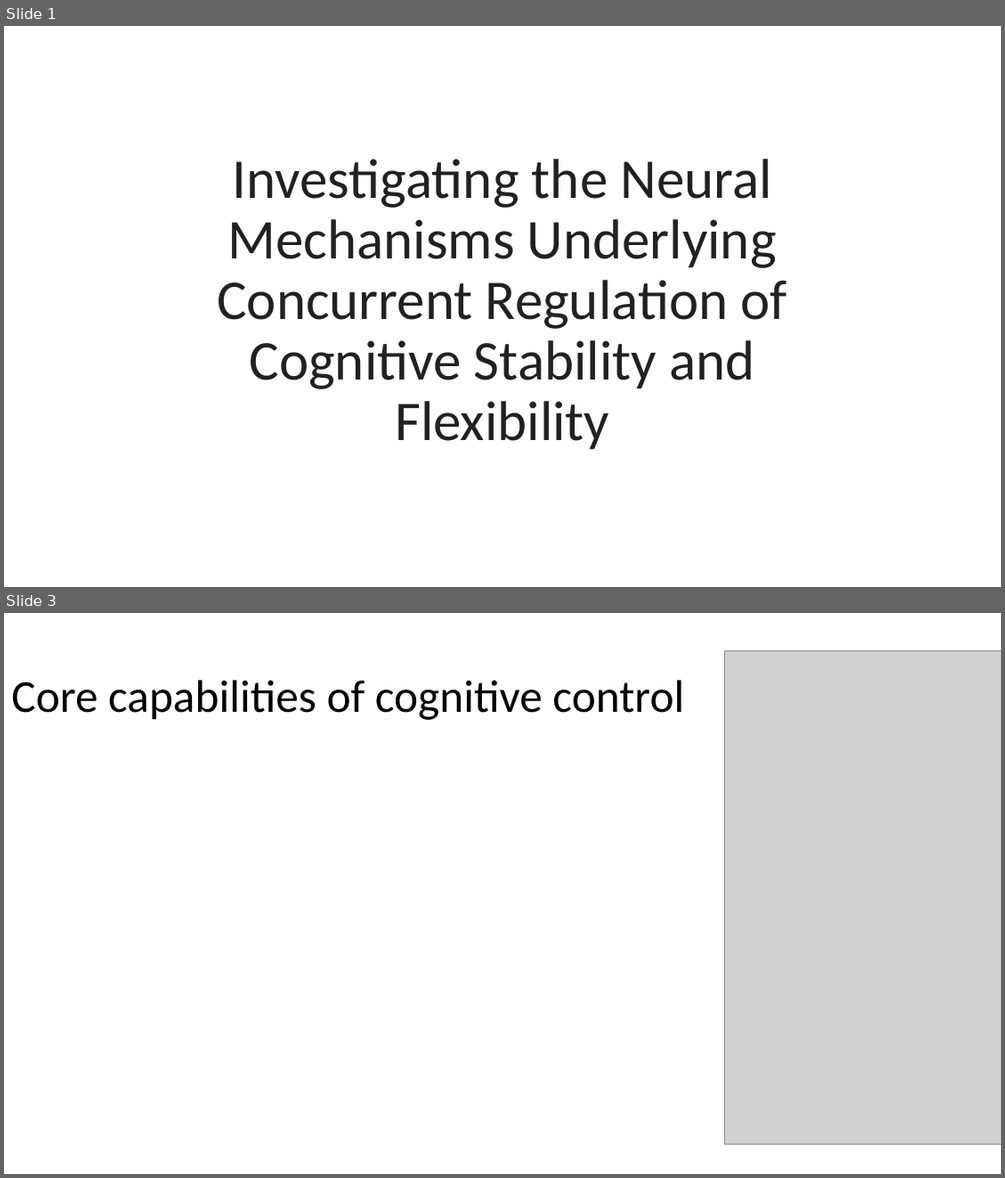
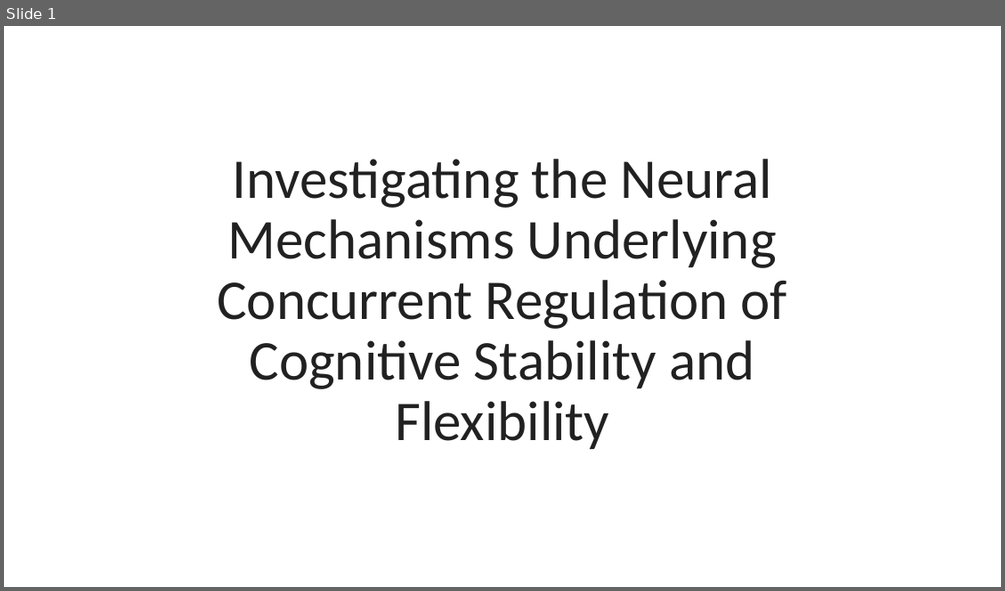
Before and after one commit to jimzhang629/third_year_talk, a slide deck: thirdYearTalk_JZ1.pptx. Shown one above the other, each under a label of ours: slides 1 and 3 before the commit, slide 1 after it; the slides between them are not shown. The pictures are 1005x1178 and 1005x591 pixels, drawn with LibreOffice and Linux fonts; fonts in the diff are those of the drawing; grey boxes stand for pictures. Boxes give left, top, right and bottom in pixels: in the first picture for what was removed or moved away, otherwise in the second. Text is boxed around its words. In the diff, an @@ line names an element or a change of style, - is before the commit and + after.

```diff
--- a/thirdYearTalk_JZ1.pptx
+++ b/thirdYearTalk_JZ1.pptx
@@ slide 3 removed at [4,613,1001,1174], background #FFFFFF @@
@@ picture removed at [725,650,1001,1144] @@
@@ title removed at [11,680,684,720] @@
-Core capabilities of cognitive control
```
Also in this commit, not shown: 5 slides changed, 9 slides added, 1 other slide removed.
